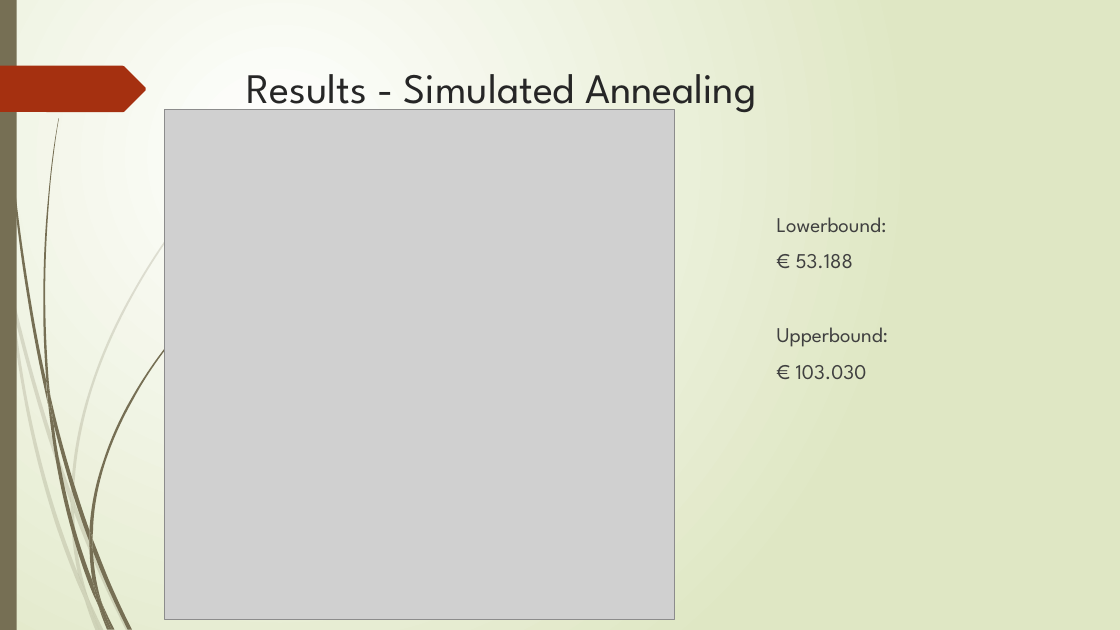
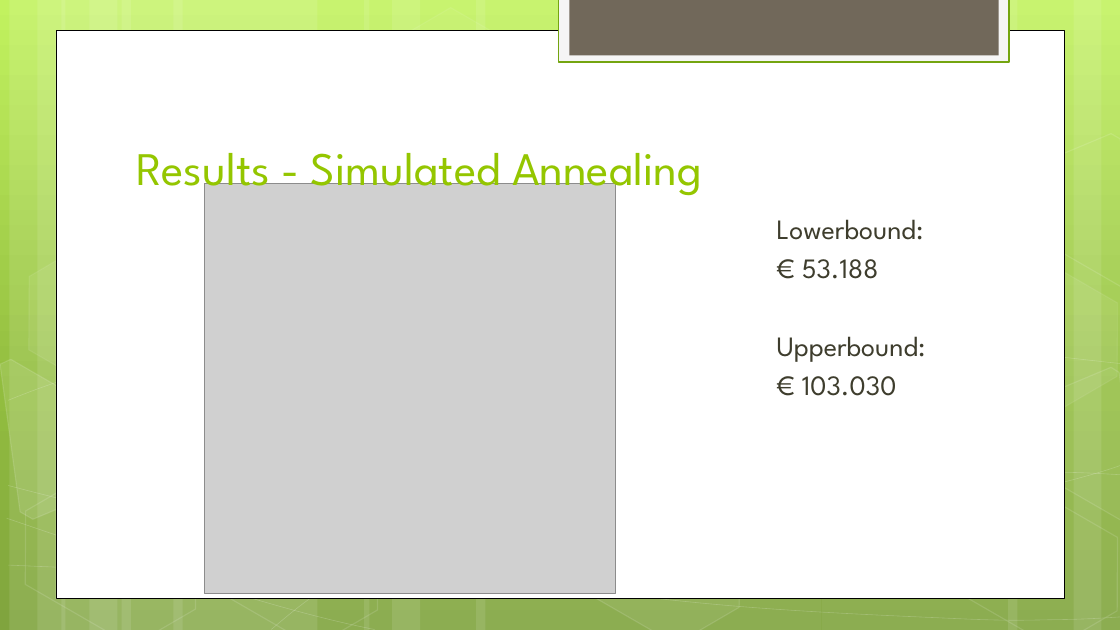
Before and after one commit to broekm006/SmartGrid, a slide deck: slide 14 of Final_V2.pptx. Drawn at 1120x630 pixels with LibreOffice and Linux fonts; fonts in the diff are those of the drawing; grey boxes stand for pictures. Boxes give left, top, right and bottom in pixels: in the first picture for what was removed or moved away, otherwise in the second. Text is boxed around its words. In the diff, an @@ line names an element or a change of style, - is before the commit and + after.

```diff
--- a/Final_V2.pptx
+++ b/Final_V2.pptx
@@ background gradient #FFFFFF to #DFE8C4 to gradient #C3F35F to #93BF3F to #81A53E @@
@@ rectangle: place and size @@
-rectangle at [0,0,17,630]
+rectangle at [9,0,66,630]
@@ rectangle at [9,0,66,630]: fill #766F54 to #FFFFFF at 10% opacity @@
@@ rectangle added at [559,0,1009,62], fill #F5F5F5, outline #74A510 1.25 pt @@
@@ rectangle added at [570,0,999,55], fill #71685A @@
@@ rectangle added at [56,30,1065,598], fill #FFFFFF, outline #000000 0.5 pt @@
@@ freeform shape removed at [0,66,146,112] @@
@@ title "Results - Simulated Annealing": place and size @@
-title "Results - Simulated Annealing" at [247,74,756,116]
+title "Results - Simulated Annealing" at [136,153,702,199]
@@ title "Results - Simulated Annealing" at [136,153,702,199]: size 36 to 40 pt, text colour #262626 to #94C600; vertical alignment top to bottom @@
@@ group added at [0,0,1120,630]: 11 rectangles, 7 freeform shapes, 7 hexagons @@
@@ picture: place and size @@
-picture at [165,110,676,620]
+picture at [204,184,615,594]
@@ text "Lowerbound:" at [777,219,926,396]: size 18 to 24 pt, text colour #404040 to #3E3D2D; less space between paragraphs @@
@@ freeform shape at [0,356,139,543]: fill #766F54 at 20% opacity to #FFFFFF at 10% opacity; outline none to #FFFFFF 1 pt; rotation 0 to 30 degrees; outline redrawn @@
@@ group removed at [0,129,262,630]: 9 freeform shapes @@
@@ group removed at [3,0,218,630]: 12 freeform shapes @@
```
Also in this commit, not shown: 19 other slides changed.
